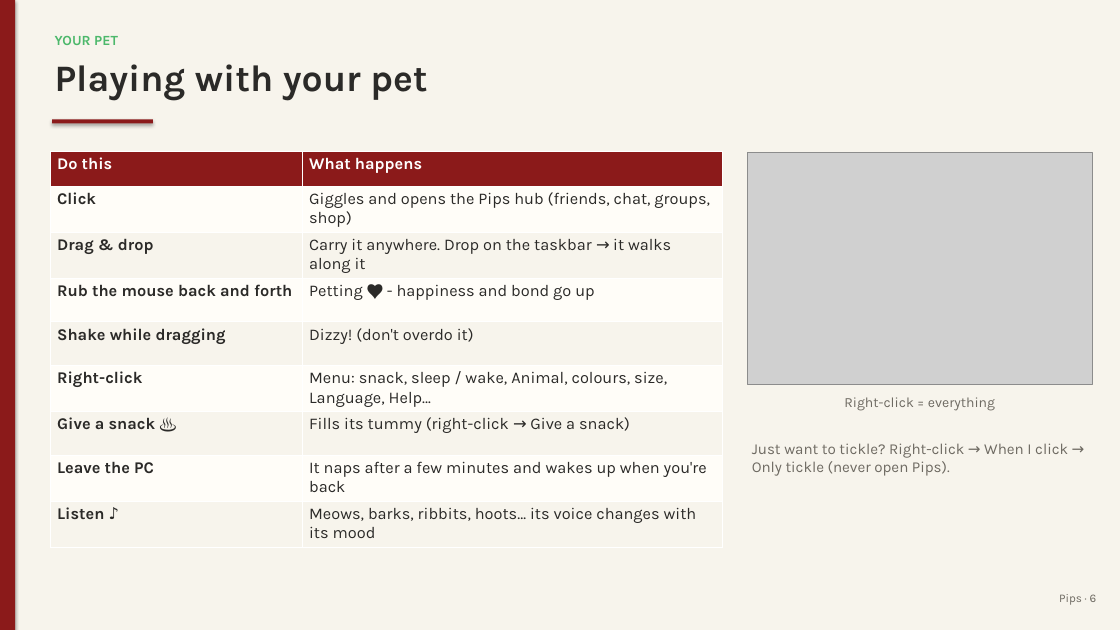
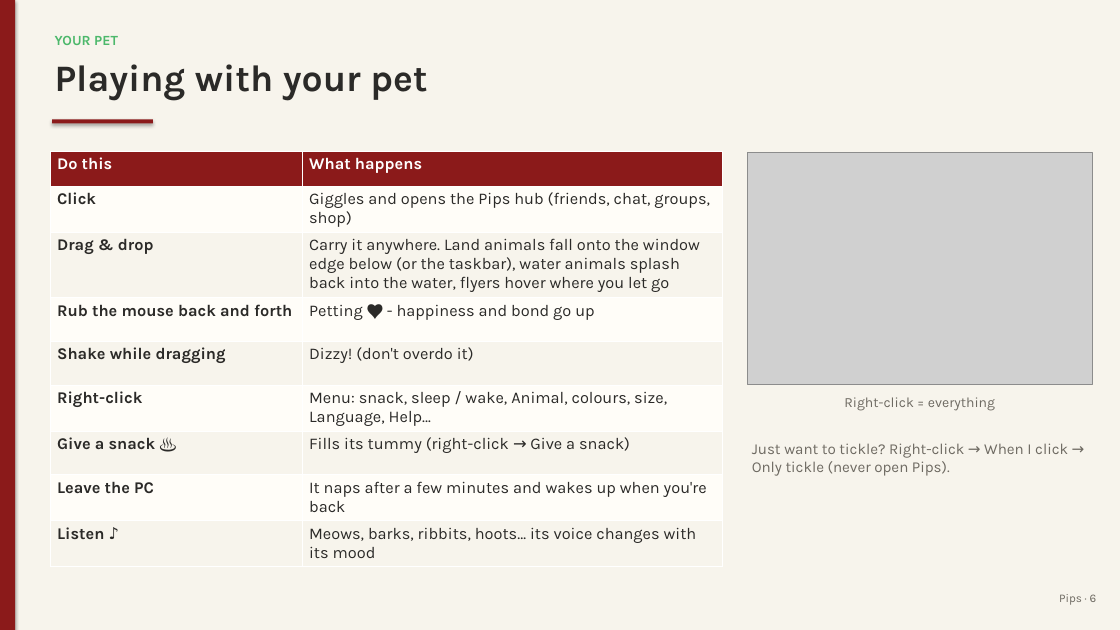
Before and after one commit to juw12/projects, a slide deck: slide 6 of apps/pips/web/download/Pips-Guide.pptx. Drawn at 1120x630 pixels with LibreOffice and Linux fonts; fonts in the diff are those of the drawing; grey boxes stand for pictures. Boxes give left, top, right and bottom in pixels: in the first picture for what was removed or moved away, otherwise in the second. Text is boxed around its words. In the diff, an @@ line names an element or a change of style, - is before the commit and + after.

Commit message:
pips 2.19.0: Land, sea & sky

```diff
--- a/apps/pips/web/download/Pips-Guide.pptx
+++ b/apps/pips/web/download/Pips-Guide.pptx
@@ table at [50,151,723,562] @@
-row 3, column 2: Carry it anywhere. Drop on the taskbar → it walks along it
+row 3, column 2: Carry it anywhere. Land animals fall onto the window edge below (or the taskbar), water animals splash back into the water, flyers hover where you let go
```
Also in this commit, not shown: 7 other slides changed, 11 other files.
